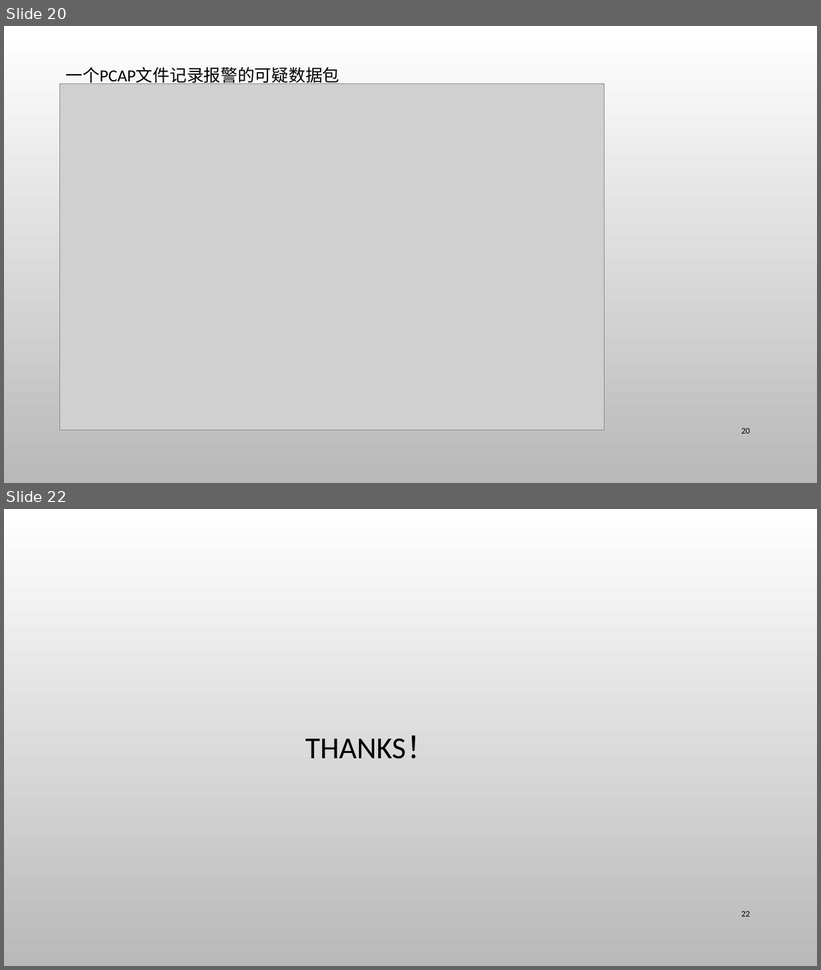
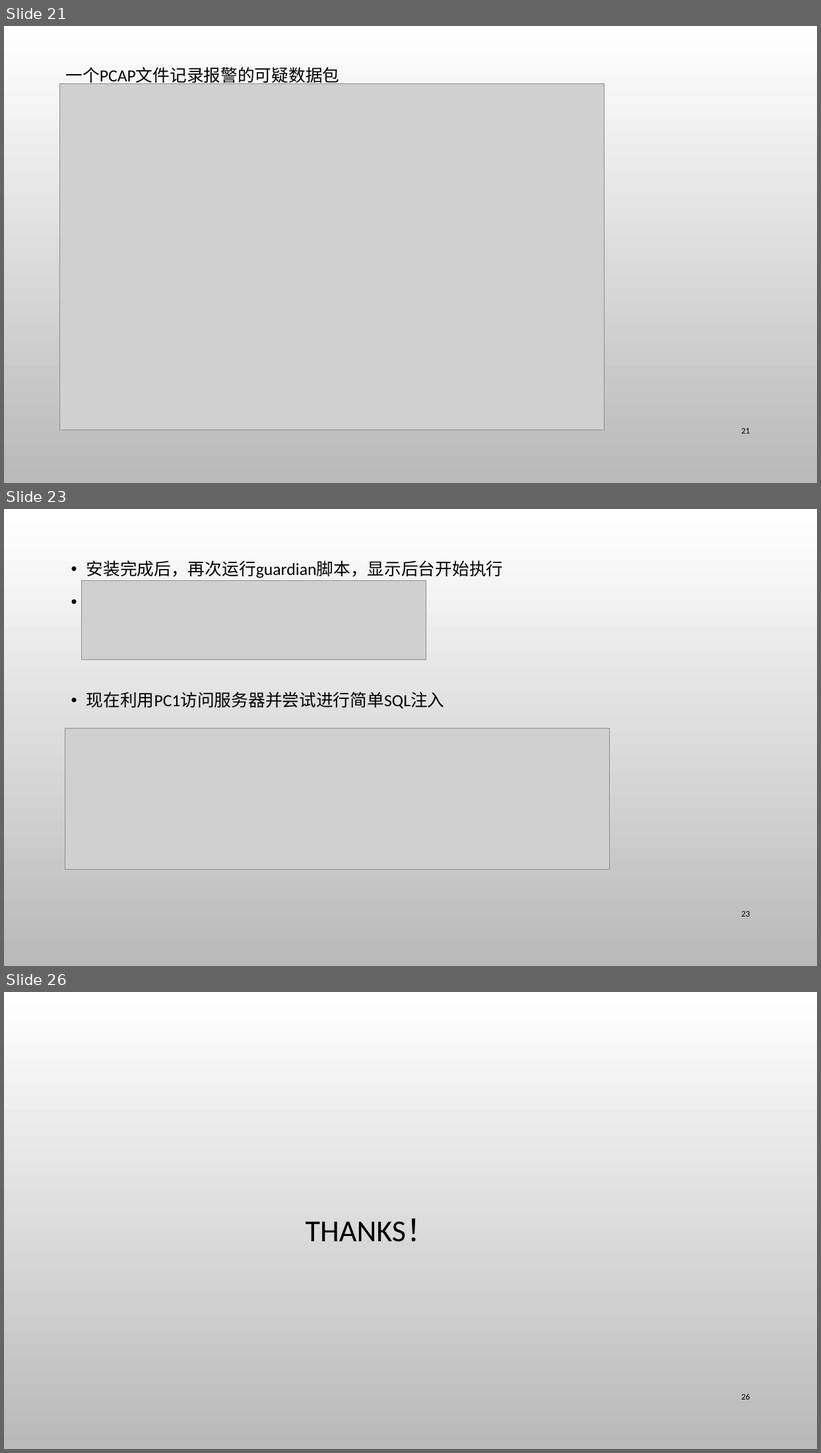
Before and after one commit to CUCCS/ns, a slide deck: 2016-2/HJJ_ZL/flippedclassroom/Snort入侵检测防御系统.pptx. Shown one above the other, each under a label of ours: slides 20 and 22 before the commit, slides 21, 23 and 26 after it; the slides between them are not shown. The pictures are 821x970 and 821x1453 pixels, drawn with LibreOffice and Linux fonts; fonts in the diff are those of the drawing; grey boxes stand for pictures; background and template pictures are left out. Boxes give left, top, right and bottom in pixels: in the first picture for what was removed or moved away, otherwise in the second. Text is boxed around its words. In the diff, an @@ line names an element or a change of style, - is before the commit and + after.

```diff
--- a/2016-2/HJJ_ZL/flippedclassroom/Snort入侵检测防御系统.pptx
+++ b/2016-2/HJJ_ZL/flippedclassroom/Snort入侵检测防御系统.pptx
@@ slide 23 added at (4, 509, 817, 966), background picture (left out) @@
@@ text added at (86, 560, 504, 709), 20 pt, text #000000 @@
+• 安装完成后，再次运行guardian脚本，显示后台开始执行
+• 现在利用PC1访问服务器并尝试进行简单SQL注入
@@ picture added at (81, 580, 426, 659) @@
@@ picture added at (65, 729, 610, 869) @@
@@ page number added at (741, 911, 750, 917), 10 pt, text #000000 @@
+23
@@ what was slide 20 is now slide 21 @@
@@ page number at (741, 428, 750, 434): text changed @@
-20
+21
@@ what was slide 22 is now slide 26 @@
@@ page number at (741, 1394, 750, 1400): text changed @@
-22
+26
```
Also in this commit, not shown: 9 slides changed, 3 other slides added.
